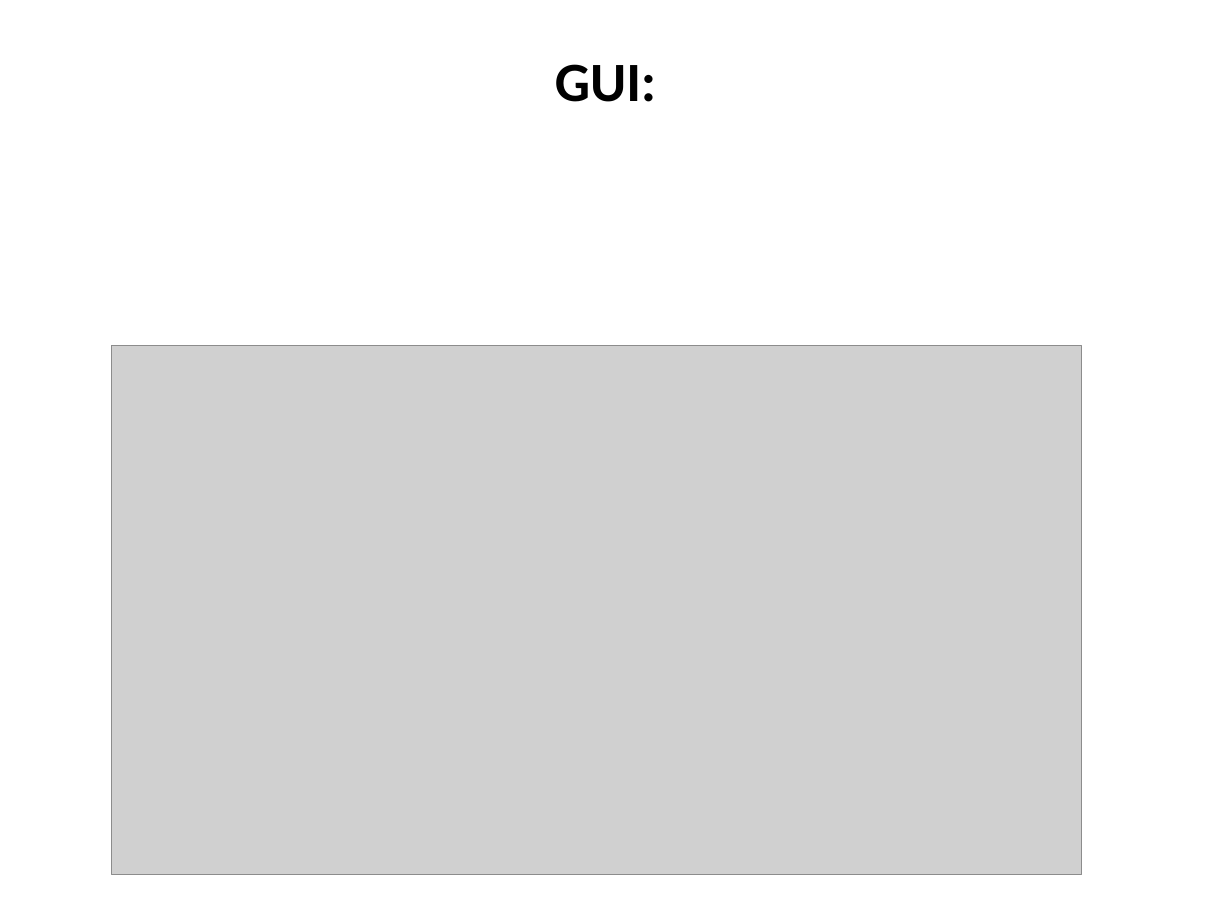
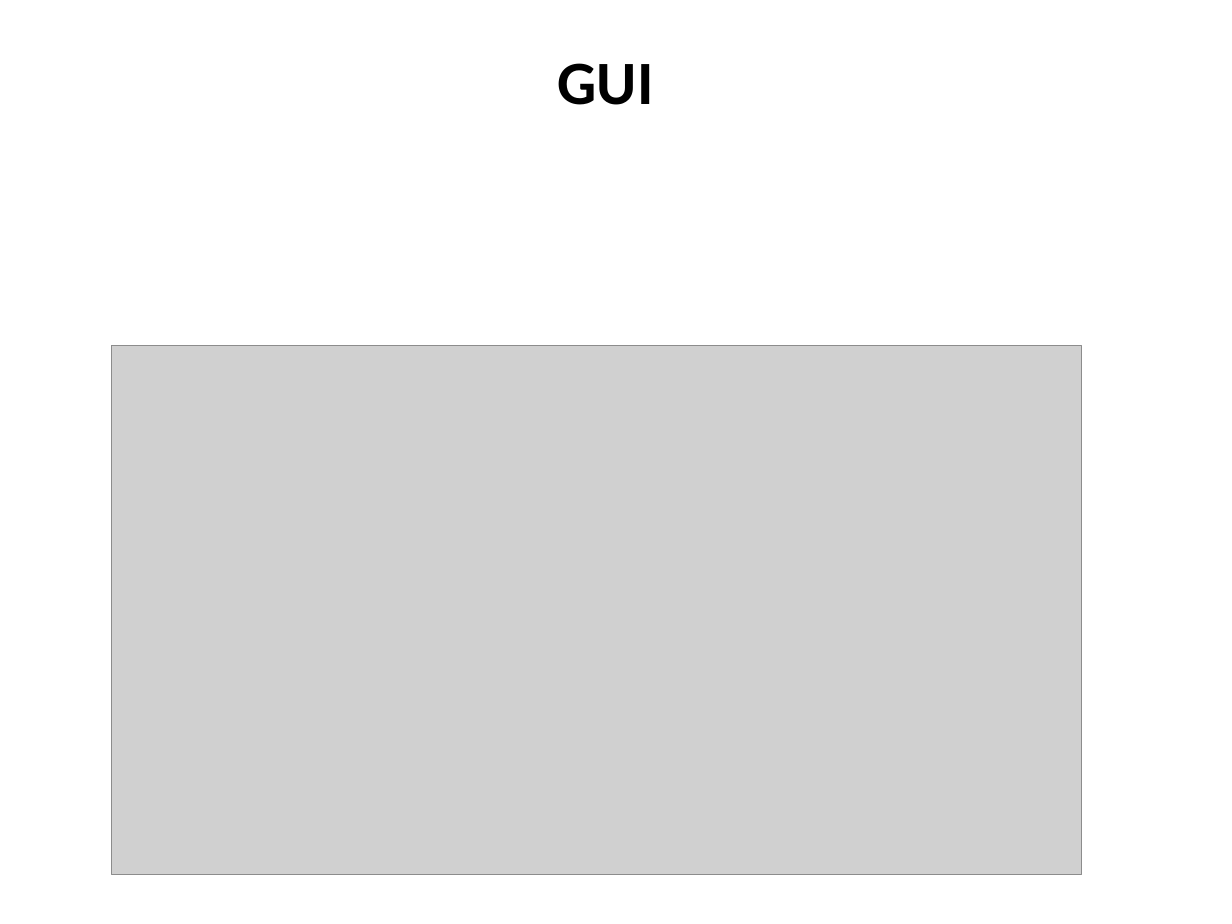
Before and after one commit to IPD8-guofeng/dotnet-group-project, a slide deck: slide 4 of Stock trade and analyst system.pptx. Drawn at 1232x924 pixels with LibreOffice and Linux fonts; fonts in the diff are those of the drawing; grey boxes stand for pictures. Boxes give left, top, right and bottom in pixels: in the first picture for what was removed or moved away, otherwise in the second. Text is boxed around its words. In the diff, an @@ line names an element or a change of style, - is before the commit and + after.

```diff
--- a/Stock trade and analyst system.pptx
+++ b/Stock trade and analyst system.pptx
@@ title at (x1=558, y1=63, x2=654, y2=105): text changed; size 32.4 to 36 pt @@
-GUI:
+GUI
```
Also in this commit, not shown: 5 other slides changed, 1 slide added.
